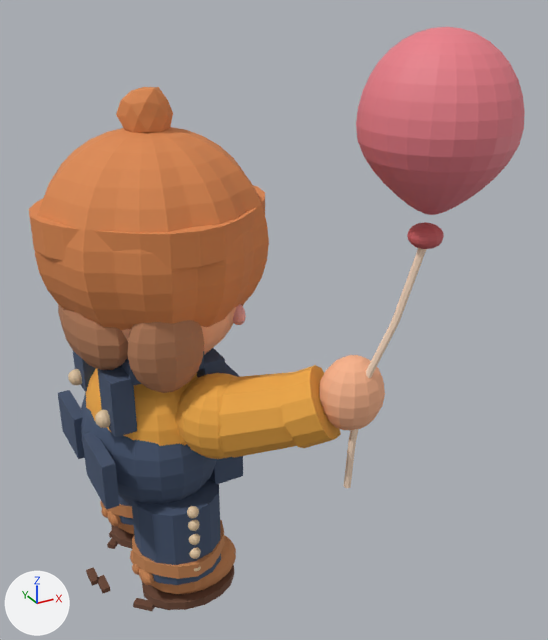
An edit to the glTF model assets/models/08-kid-with-balloon/08-kid-with-balloon.glb, drawn before and after from the same camera.
Camera for both pictures: a 50 mm camera at (-0.515, -1.536, 1.389) aimed at (0.235, -0.172, 0.707). The axes (+X, +Y, +Z) are drawn at lower left. The lights are the same throughout. The older version comes first. Where no turn or scale is listed for an object, it has been applied to the vertices. Vertices at exactly the same position are counted once.

Names of what the first picture shows: 'Balloon', 'BeanieBrim', 'BeanieDome', 'Cuff_R', 'HairBack', 'HairSide_R', 'Hand_R', 'Leg_R', 'OverallBody', 'PomPom', 'ShirtTorso', 'Shoulder_R', 'Sleeve_R' and 36 more.
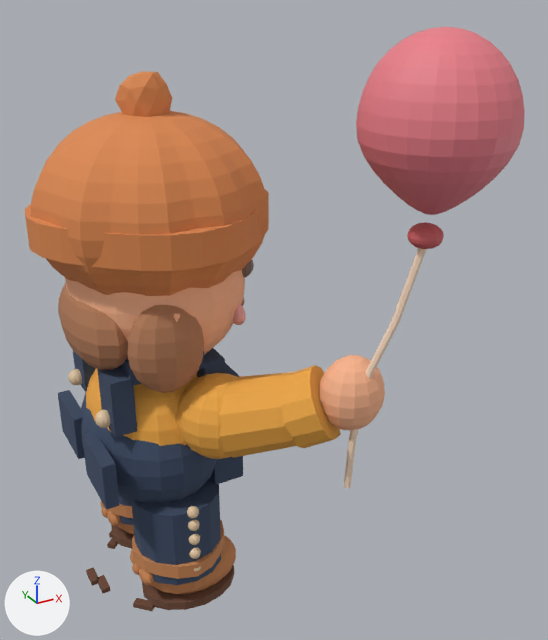
Where the change shows, as pixel boxes [x1, y1, x2, y2] in the pictures (548 x 640 px):
'BeanieDome', moved, rescaled (9% shorter)
    before: [35, 127, 269, 330]
    after: [30, 111, 269, 296]
'BeanieBrim', rescaled
    before: [29, 185, 265, 269]
    after: [25, 190, 269, 271]
'PomPom', moved
    before: [116, 87, 173, 133]
    after: [115, 71, 172, 117]
'Head', unchanged, uncovered by the edit
    before: [121, 307, 236, 355]
    after: [65, 270, 245, 355]

The edits, one by one:
me_sphere_047 is used by ob_beaniedome; location (0.03, 0.005, 0.885).
me_sphere_047 had 478 vertices, 952 faces and spanned x -0.259..0.259, y -0.249..0.249, z -0.237..0.237.
me_sphere_047 now has 478 vertices, 952 faces and spans x -0.259..0.259, y -0.249..0.249, z -0.205..0.205.
me_sphere_047 part 1: the whole mesh is scaled about its middle by (1, 1, 0.863).
me_cylinder_012 is used by ob_beaniebrim; location (0.03, 0.005, 0.93).
me_cylinder_012 had 56 vertices, 108 faces and spanned x -0.259..0.259, y -0.259..0.259, z -0.035..0.035.
me_cylinder_012 now has 56 vertices, 108 faces and spans x -0.268..0.268, y -0.268..0.268, z -0.035..0.035.
me_cylinder_012 part 2: the whole mesh is scaled about its middle by (1.03, 1.03, 1).
Object 'BeanieDome' (ob_beaniedome) moves from (0.03, 0.005, 0.885) to (0.03, 0.005, 0.95).
Object 'PomPom' (ob_pompom) moves from (0.03, 0.005, 1.148) to (0.03, 0.005, 1.178).
